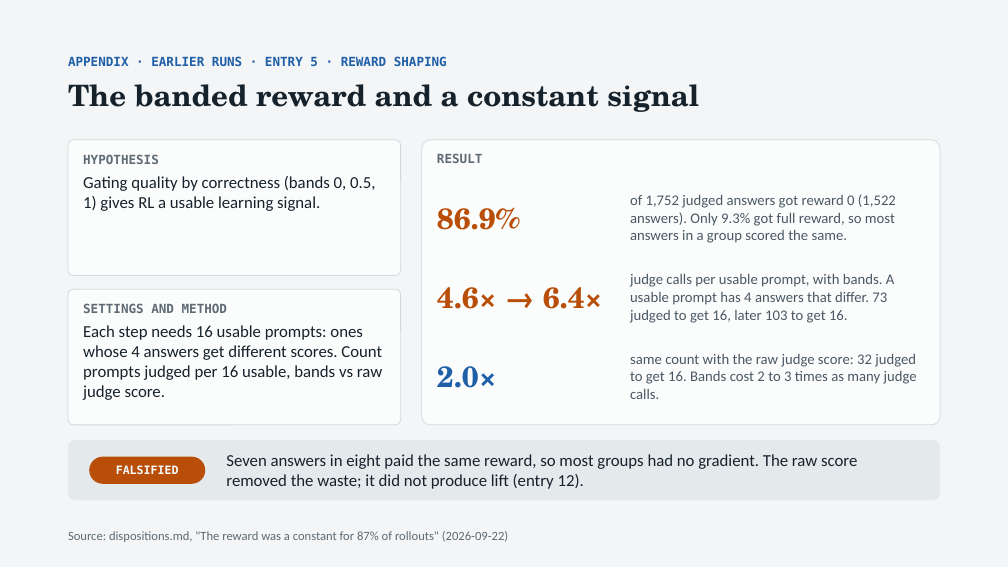
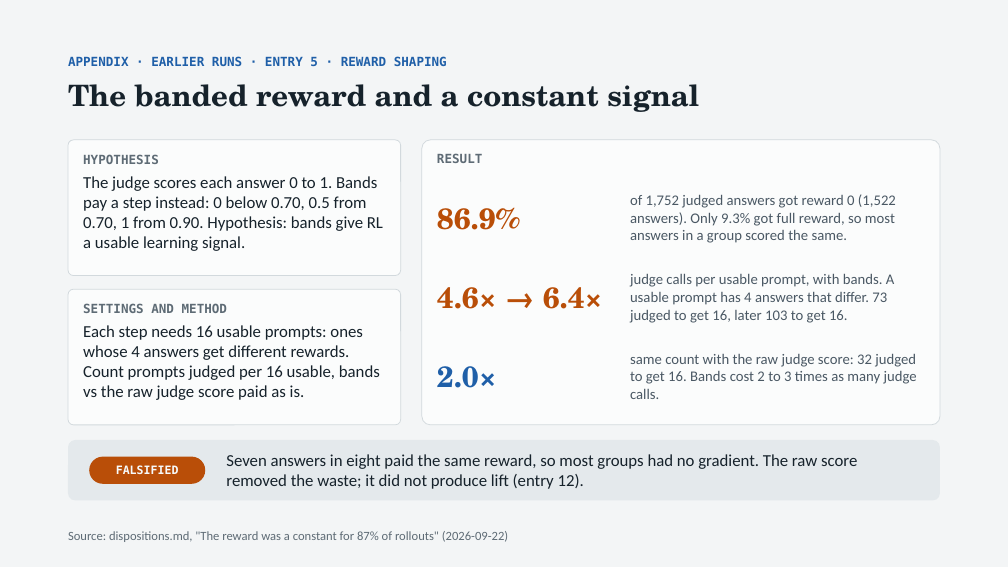
Before and after one commit to thistleknot/rl_v2_share, a slide deck: slide 19 of docs/RL_V2_rl.pptx. Drawn at 1008x567 pixels with LibreOffice and Linux fonts; fonts in the diff are those of the drawing. Boxes give left, top, right and bottom in pixels: in the first picture for what was removed or moved away, otherwise in the second. Text is boxed around its words. In the diff, an @@ line names an element or a change of style, - is before the commit and + after.

```diff
--- a/docs/RL_V2_rl.pptx
+++ b/docs/RL_V2_rl.pptx
@@ text at bbox=[83, 176, 383, 251]: text changed @@
-Gating quality by correctness (bands 0, 0.5, 1) gives RL a usable learning signal.
+The judge scores each answer 0 to 1. Bands pay a step instead: 0 below 0.70, 0.5 from 0.70, 1 from 0.90. Hypothesis: bands give RL a usable learning signal.
@@ text at bbox=[83, 325, 380, 400]: text changed @@
-Each step needs 16 usable prompts: ones whose 4 answers get different scores. Count prompts judged per 16 usable, bands vs raw judge score.
+Each step needs 16 usable prompts: ones whose 4 answers get different rewards. Count prompts judged per 16 usable, bands vs the raw judge score paid as is.
```
